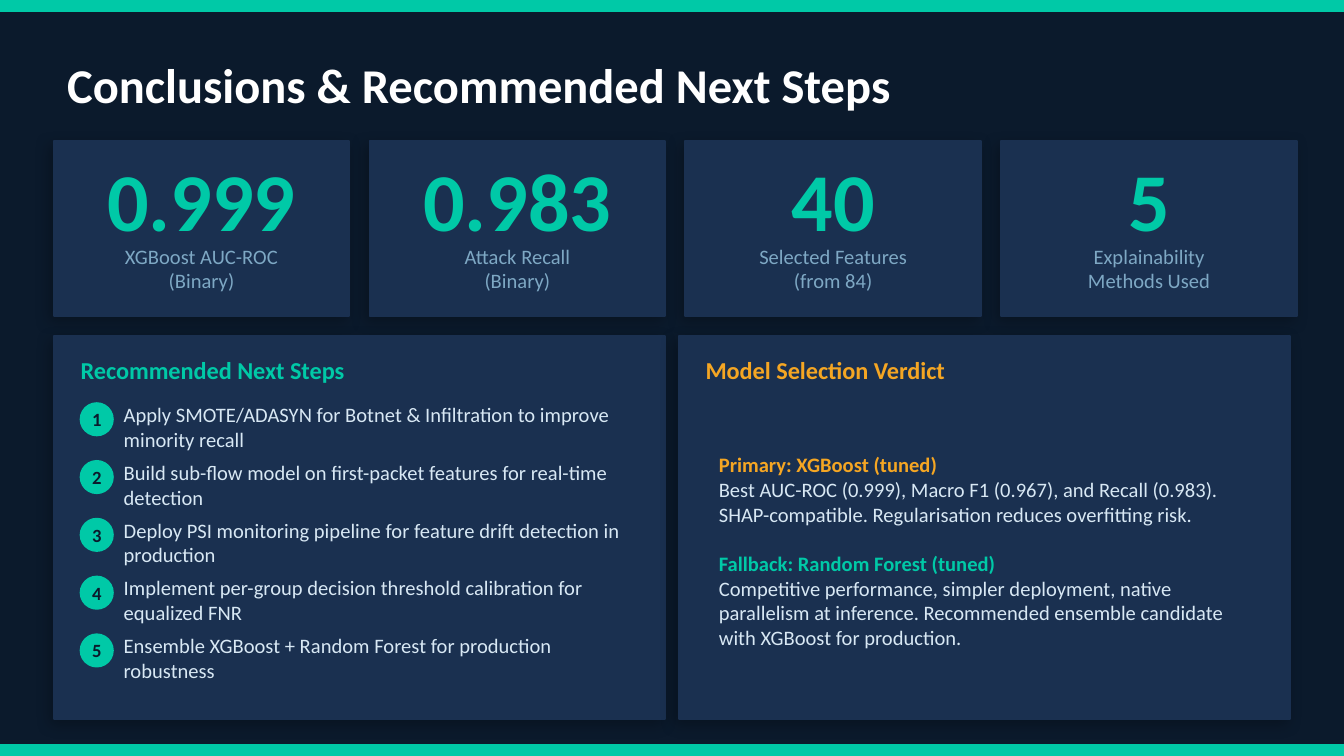
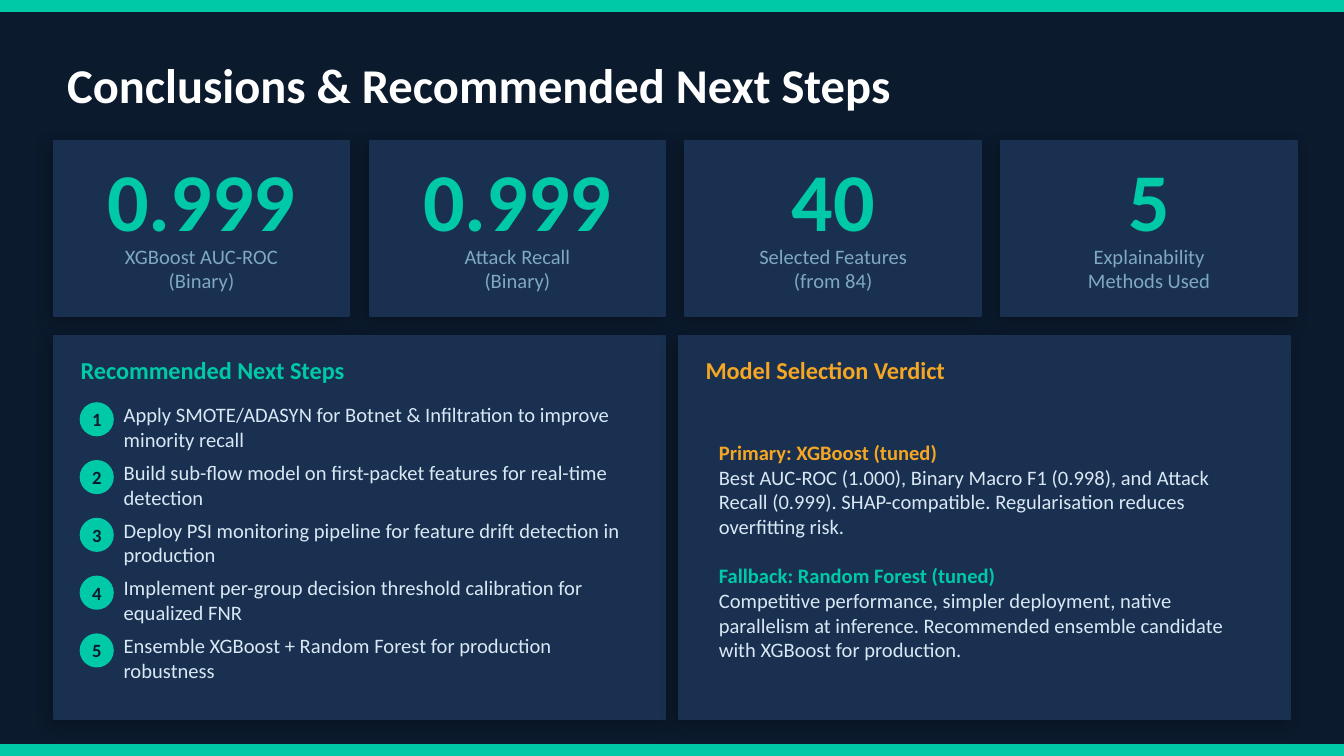
Before and after one commit to elitochanjr/cicids2017-intrusion-detection, a slide deck: slide 10 of reports/technical_presentation.pptx. Drawn at 1344x756 pixels with LibreOffice and Linux fonts; fonts in the diff are those of the drawing. Boxes give left, top, right and bottom in pixels: in the first picture for what was removed or moved away, otherwise in the second. Text is boxed around its words. In the diff, an @@ line names an element or a change of style, - is before the commit and + after.

```diff
--- a/reports/technical_presentation.pptx
+++ b/reports/technical_presentation.pptx
@@ text at box(423, 177, 611, 232): text changed @@
-0.983
+0.999
@@ text at box(719, 445, 1223, 661): text changed @@
-Primary: XGBoost (tuned)
-Best AUC-ROC (0.999), Macro F1 (0.967), and Recall (0.983). SHAP-compatible. Regularisation reduces overfitting risk.
-Fallback: Random Forest (tuned)
-Competitive performance, simpler deployment, native parallelism at inference. Recommended ensemble candidate with XGBoost for production.
+Primary: XGBoost (tuned)
+Best AUC-ROC (1.000), Binary Macro F1 (0.998), and Attack Recall (0.999). SHAP-compatible. Regularisation reduces overfitting risk.
+Fallback: Random Forest (tuned)
+Competitive performance, simpler deployment, native parallelism at inference. Recommended ensemble candidate with XGBoost for production.
```
Also in this commit, not shown: 2 other slides changed.
